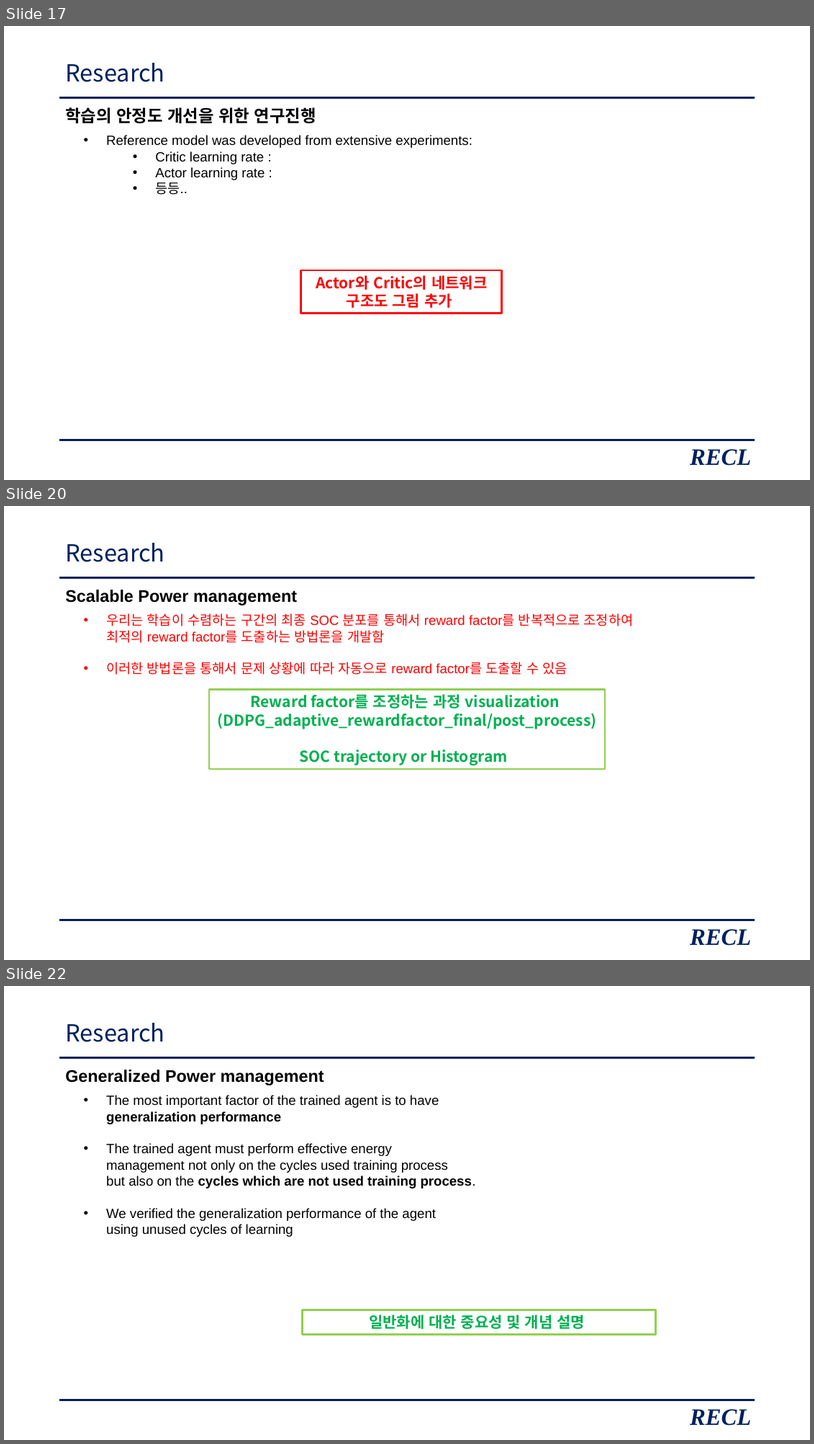
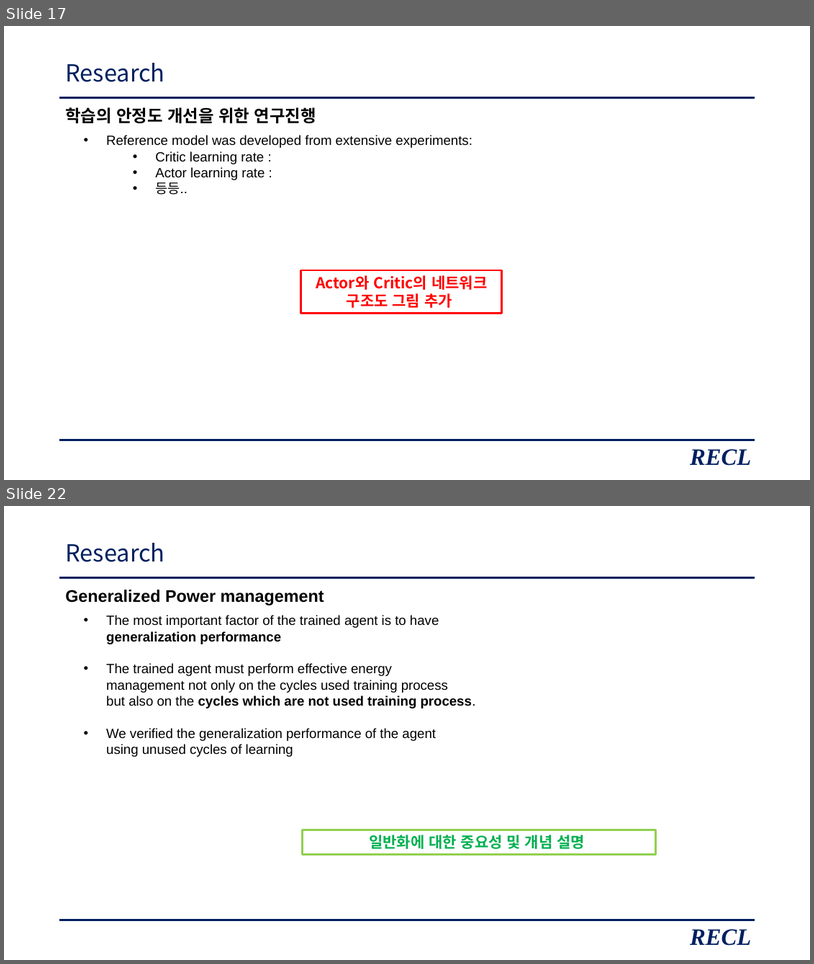
Before and after one commit to zidane89/experiment_essential_degradation, a slide deck: 발표자료_중안3.pptx. Shown one above the other, each under a label of ours: slides 17, 20 and 22 before the commit, slides 17 and 22 after it; the slides between them are not shown. The pictures are 814x1444 and 814x964 pixels, drawn with LibreOffice and Linux fonts; fonts in the diff are those of the drawing. Boxes give left, top, right and bottom in pixels: in the first picture for what was removed or moved away, otherwise in the second. Text is boxed around its words. In the diff, an @@ line names an element or a change of style, - is before the commit and + after.

```diff
--- a/발표자료_중안3.pptx
+++ b/발표자료_중안3.pptx
@@ slide 20 removed at (4,506,810,960), background #FFFFFF; not listed: 2 template elements that a slide beside it also shows @@
@@ title removed at (65,543,165,562) @@
-Research
@@ text removed at (65,590,297,605) @@
-Scalable Power management
@@ text removed at (106,613,634,674) @@
-• 우리는 학습이 수렴하는 구간의 최종 SOC 분포를 통해서 reward factor를 반복적으로 조정하여
-  최적의 reward factor를 도출하는 방법론을 개발함
-• 이러한 방법론을 통해서 문제 상황에 따라 자동으로 reward factor를 도출할 수 있음
@@ rectangle removed at (209,690,605,769) @@
-Reward factor를 조정하는 과정 visualization
-(DDPG_adaptive_rewardfactor_final/post_process)
-SOC trajectory or Histogram
@@ text removed at (690,929,751,945) @@
-RECL
```
Also in this commit, not shown: 9 slides changed, 2 slides added.
